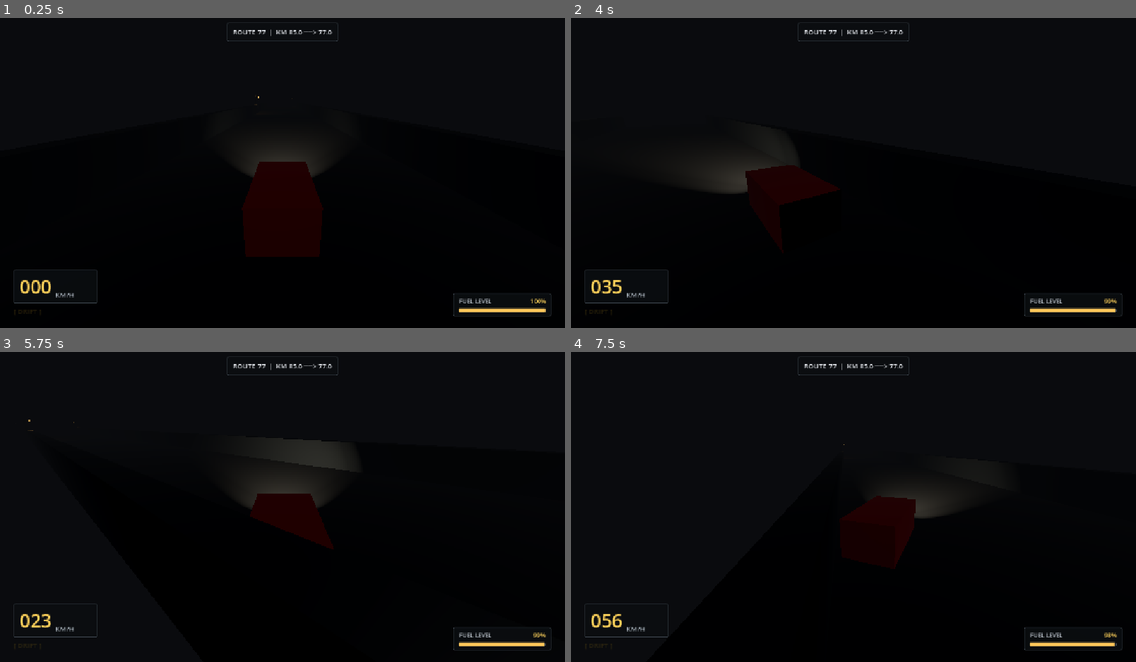
Above: before the commit, frames 1-4 (two rows, left to right).
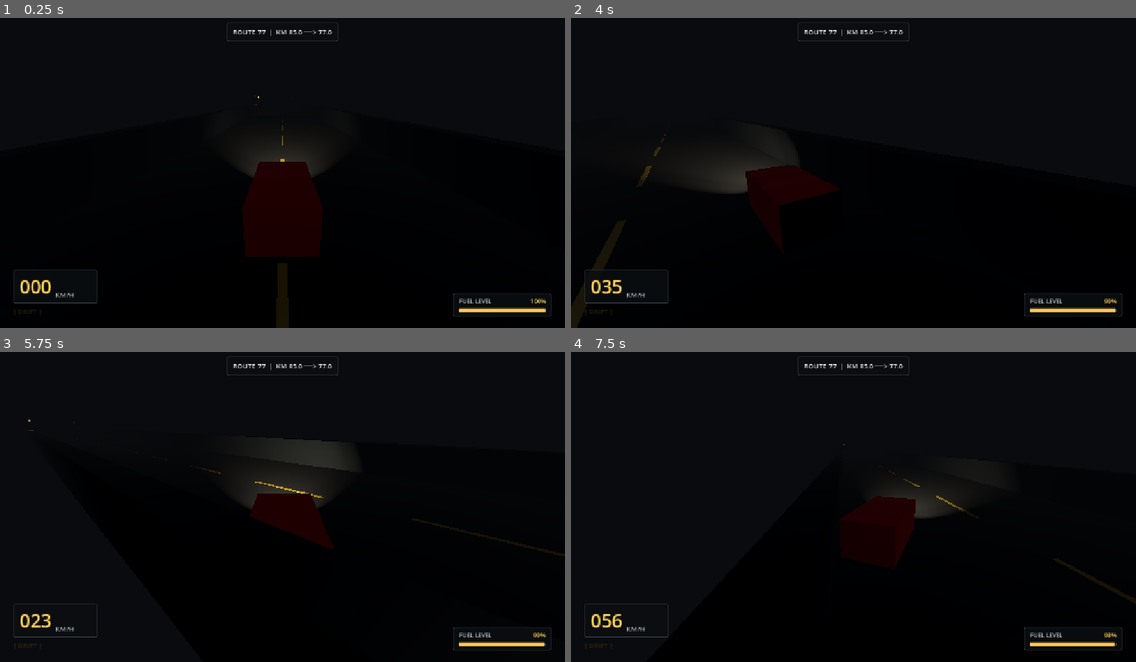
Above: after the commit, the same moments.

Repository: sebavidal10/km77
Game: Godot game, scene res://world.tscn
Two runs of this game, one before a commit and one after it. Both use one fixed random seed, a clock stepped at 60 frames per second and the inputs below.
Inputs:
- Up to frame 1 (0.25 s): no input
- Up to frame 2 (4 s): tap Enter at 0.5 s; hold Right (steer_right) 0.53-1.28 s; tap Space (handbrake) at 1.25 s; hold S (brake) 1.28-2.03 s; hold Right (steer_right) 2.03-2.78 s; hold W (accelerate) 2.78-3.53 s; hold A (steer_left) from 3.53 s (still down)
- Up to frame 3 (5.75 s): release A (steer_left) at 5.03 s; hold S (brake) from 5.03 s (still down)
- Up to frame 4 (7.5 s): release S (brake) at 5.78 s; hold Right (steer_right) 5.78-6.53 s; hold W (accelerate) 6.53-7.28 s; hold Right (steer_right) from 7.28 s (still down)

The runs differ from the first frame. In frame 1, less than 0.1% of the frame differs, in the area x 49-51%, y 34-47%; in frame 2, 0.3%, in the area x 0-17%, y 37-100%; in frame 3, less than 0.1%; in frame 4, less than 0.1%.

Commit message:
feat(road): add two-lane road markings and center divider

Diff:
--- a/road_segment.gd
+++ b/road_segment.gd
@@ -35,6 +35,7 @@
 # Static shared materials to optimize draw calls and shader memory
 static var _road_material: StandardMaterial3D
 static var _barrier_material: StandardMaterial3D
+static var _marking_material: StandardMaterial3D
 
 static func get_road_material() -> StandardMaterial3D:
 	if not _road_material:
@@ -53,6 +54,15 @@
 		_barrier_material.roughness = 0.55
 		_barrier_material.metallic = 0.65
 	return _barrier_material
+
+static func get_marking_material() -> StandardMaterial3D:
+	if not _marking_material:
+		_marking_material = StandardMaterial3D.new()
+		# Worn highway traffic yellow with slight retro-reflectivity
+		_marking_material.albedo_color = Color(0.86, 0.72, 0.22, 1.0)
+		_marking_material.roughness = 0.65
+		_marking_material.metallic = 0.05
+	return _marking_material
 
 func _ready() -> void:
 	if not static_body:
@@ -127,7 +137,53 @@
 		road_col.transform = slice_transform
 		static_body.add_child(road_col)
 
-		# 2. Side Guardrails / Barriers
+		# 2. Center Dividing Line (Two-lane road markings)
+		var marking_mat := get_marking_material()
+		var marking_y: float = (road_thickness * 0.5) + 0.015 # Slightly above asphalt to avoid z-fighting
+
+		if segment_type == SegmentType.STRAIGHT:
+			# Dashed yellow line on straights (e.g. 5.5m dash per 10m slice)
+			var dash_length: float = slice_length * 0.55
+			var dash_mesh := BoxMesh.new()
+			dash_mesh.size = Vector3(0.24, 0.02, dash_length)
+			dash_mesh.material = marking_mat
+
+			var dash_instance := MeshInstance3D.new()
+			dash_instance.name = "CenterLine_%d" % i
+			dash_instance.mesh = dash_mesh
+			var dash_local := Vector3(0.0, marking_y, 0.0)
+			dash_instance.transform = Transform3D(slice_basis, slice_center + slice_basis * dash_local)
+			static_body.add_child(dash_instance)
+		else:
+			# Double solid yellow lines on curves (highway no-passing zone)
+			var stripe_width: float = 0.16
+			var stripe_spacing: float = 0.22
+
+			# Left solid stripe
+			var stripe_left_mesh := BoxMesh.new()
+			stripe_left_mesh.size = Vector3(stripe_width, 0.02, slice_box_length)
+			stripe_left_mesh.material = marking_mat
+
+			var stripe_left_inst := MeshInstance3D.new()
+			stripe_left_inst.name = "CenterLineLeft_%d" % i
+			stripe_left_inst.mesh = stripe_left_mesh
+			var left_stripe_local := Vector3(-stripe_spacing * 0.5, marking_y, 0.0)
+			stripe_left_inst.transform = Transform3D(slice_basis, slice_center + slice_basis * left_stripe_local)
+			static_body.add_child(stripe_left_inst)
+
+			# Right solid stripe
+			var stripe_right_mesh := BoxMesh.new()
+			stripe_right_mesh.size = Vector3(stripe_width, 0.02, slice_box_length)
+			stripe_right_mesh.material = marking_mat
+
+			var stripe_right_inst := MeshInstance3D.new()
+			stripe_right_inst.name = "CenterLineRight_%d" % i
+			stripe_right_inst.mesh = stripe_right_mesh
+			var right_stripe_local := Vector3(stripe_spacing * 0.5, marking_y, 0.0)
+			stripe_right_inst.transform = Transform3D(slice_basis, slice_center + slice_basis * right_stripe_local)
+			static_body.add_child(stripe_right_inst)
+
+		# 3. Side Guardrails / Barriers
 		# Placed flush along road edges. Height extends well above road to contain drifts.
 		var lateral_offset: float = (road_width * 0.5) + (barrier_thickness * 0.5)
 		var vertical_offset: float = barrier_height * 0.5 # Centered so top is at barrier_height
